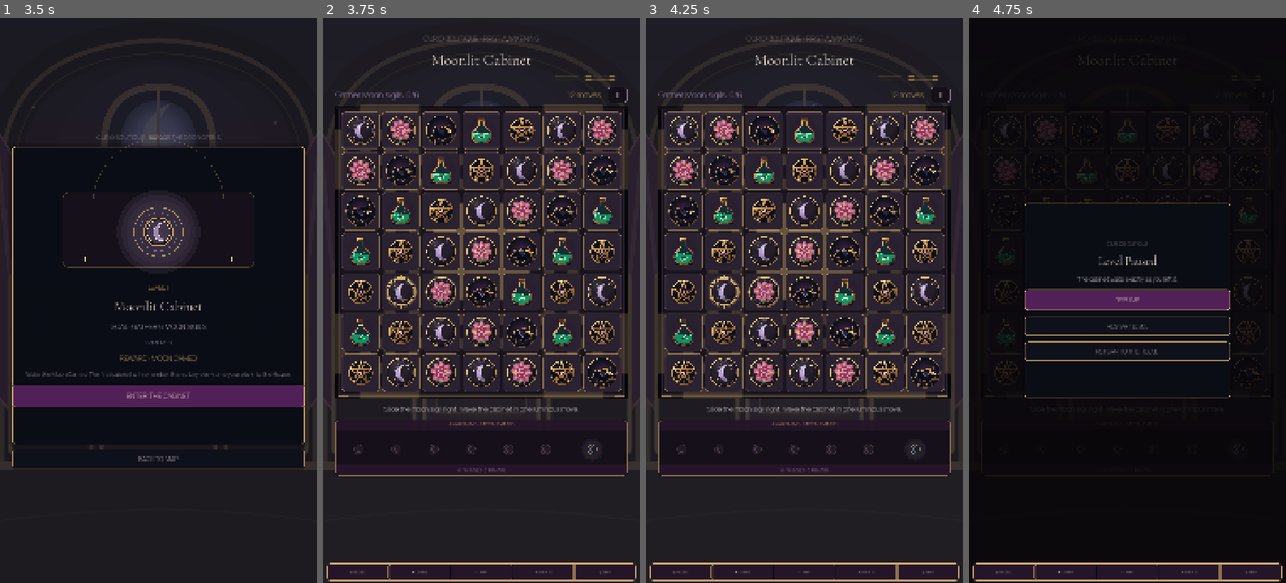
Above: before the commit, frames 1-4 (left to right).
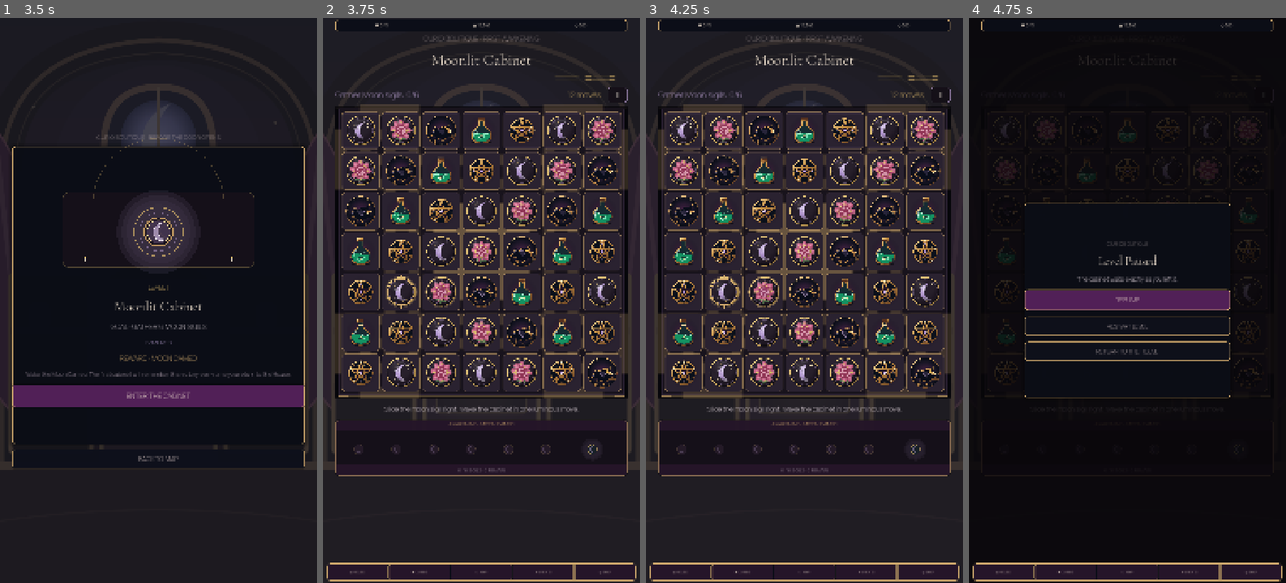
Above: after the commit, the same moments.

Repository: Jay-prodesign/akilta-match3
Game: Godot game, scene res://src/app/app_bootstrap.tscn
The game is run twice, just before and just after one commit, with the same random seed, the same clock (stepped at 60 frames per second) and the same inputs.
Inputs:
- Up to frame 1 (3.5 s): click "RELIQUARY · 0 / 3" at 0.5 s; click "BACK TO THE HOUSE" at 1.25 s; click "OPEN CURIO MAP" at 2 s; click "1" at 2.75 s
- Up to frame 2 (3.75 s): click "ENTER THE CABINET" at 3.5 s
- Up to frame 3 (4.25 s): no input
- Up to frame 4 (4.75 s): click "Ⅱ" at 4.25 s

Frame 1 is identical in both runs. In frame 2, less than 0.1% of the frame differs, in the area x 3-97%, y 0-3%; in frame 3, less than 0.1%; in frame 4, less than 0.1%.

Commit message:
feat(gameplay): add gothic heart coin and gem resource bar to Level 1 HUD

Diff:
--- a/src/ui/gameplay/gameplay_screen.gd
+++ b/src/ui/gameplay/gameplay_screen.gd
@@ -52,6 +52,7 @@
 
 func _ready() -> void:
 	_install_candidate_divider()
+	_build_top_resource_bar()
 	_build_bottom_navigation()
 	if board_view.has_signal("swap_requested"):
 		board_view.swap_requested.connect(_on_swap_requested)
@@ -350,3 +351,33 @@
 		button.add_theme_stylebox_override("hover", button_style)
 		button.pressed.connect(func(): navigation_requested.emit(String(item["id"])))
 		row.add_child(button)
+
+func _build_top_resource_bar() -> void:
+	var panel := PanelContainer.new()
+	panel.name = "ResourceBar"
+	panel.anchor_left = 0.04
+	panel.anchor_right = 0.96
+	panel.anchor_top = 0.0
+	panel.anchor_bottom = 0.0
+	panel.offset_top = 6.0
+	panel.offset_bottom = 46.0
+	var style := StyleBoxFlat.new()
+	style.bg_color = Color("#0B0D17", 0.94)
+	style.border_color = Color("#D5AD70", 0.68)
+	style.set_border_width_all(1)
+	style.set_corner_radius_all(8)
+	panel.add_theme_stylebox_override("panel", style)
+	add_child(panel)
+	var row := HBoxContainer.new()
+	row.alignment = BoxContainer.ALIGNMENT_CENTER
+	row.add_theme_constant_override("separation", 26)
+	panel.add_child(row)
+	for value in ["♥ 5 / 5", "◉ 12,340", "◇ 520"]:
+		var label := Label.new()
+		label.text = value
+		label.horizontal_alignment = HORIZONTAL_ALIGNMENT_CENTER
+		label.vertical_alignment = VERTICAL_ALIGNMENT_CENTER
+		label.add_theme_color_override("font_color", Color("#F4E5D3"))
+		label.add_theme_font_size_override("font_size", 15)
+		label.size_flags_horizontal = Control.SIZE_EXPAND_FILL
+		row.add_child(label)
